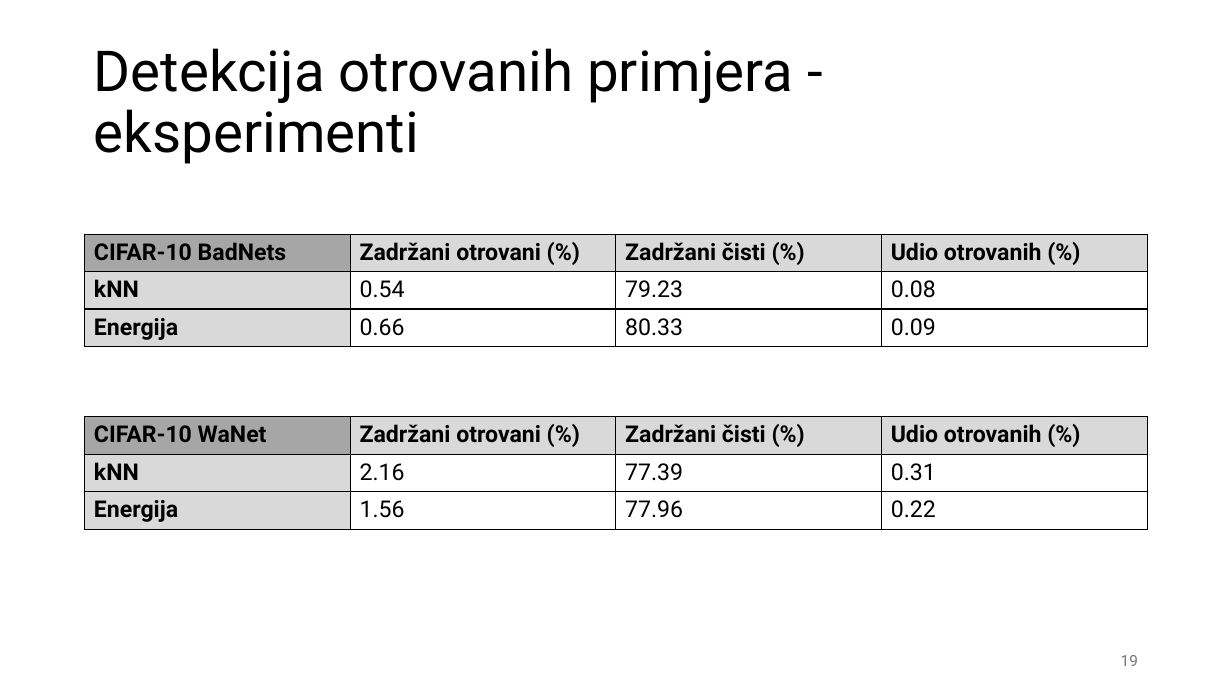
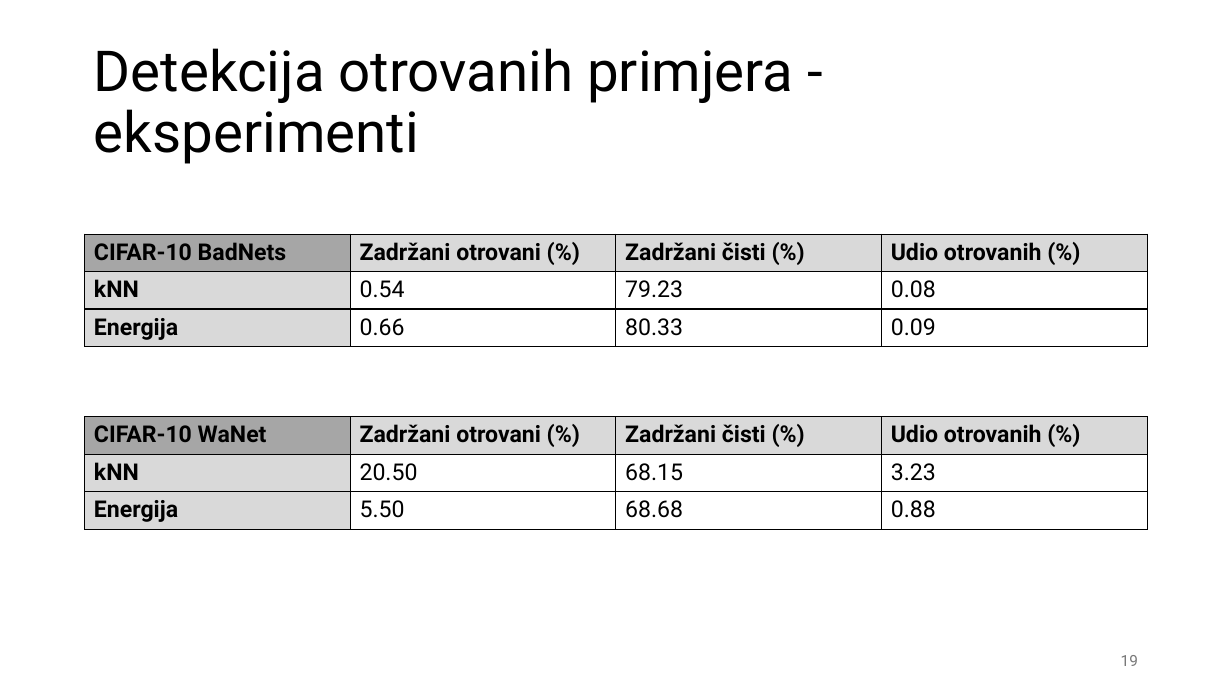
Before and after one commit to LukaD00/selfsupervised-cleanse, a slide deck: slide 19 of Čišćenje_otrovanih_skupova_podataka_samonadziranim_učenjem.pptx. Drawn at 1232x693 pixels with LibreOffice and Linux fonts; fonts in the diff are those of the drawing. Boxes give left, top, right and bottom in pixels: in the first picture for what was removed or moved away, otherwise in the second. Text is boxed around its words. In the diff, an @@ line names an element or a change of style, - is before the commit and + after.

```diff
--- a/Čišćenje_otrovanih_skupova_podataka_samonadziranim_učenjem.pptx
+++ b/Čišćenje_otrovanih_skupova_podataka_samonadziranim_učenjem.pptx
@@ table at (85,417,1150,530) @@
-row 2: kNN | 2.16 | 77.39 | 0.31
+row 2: kNN | 20.50 | 68.15 | 3.23
-row 3: Energija | 1.56 | 77.96 | 0.22
+row 3: Energija | 5.50 | 68.68 | 0.88
```
Also in this commit, not shown: 1 other slide changed.
